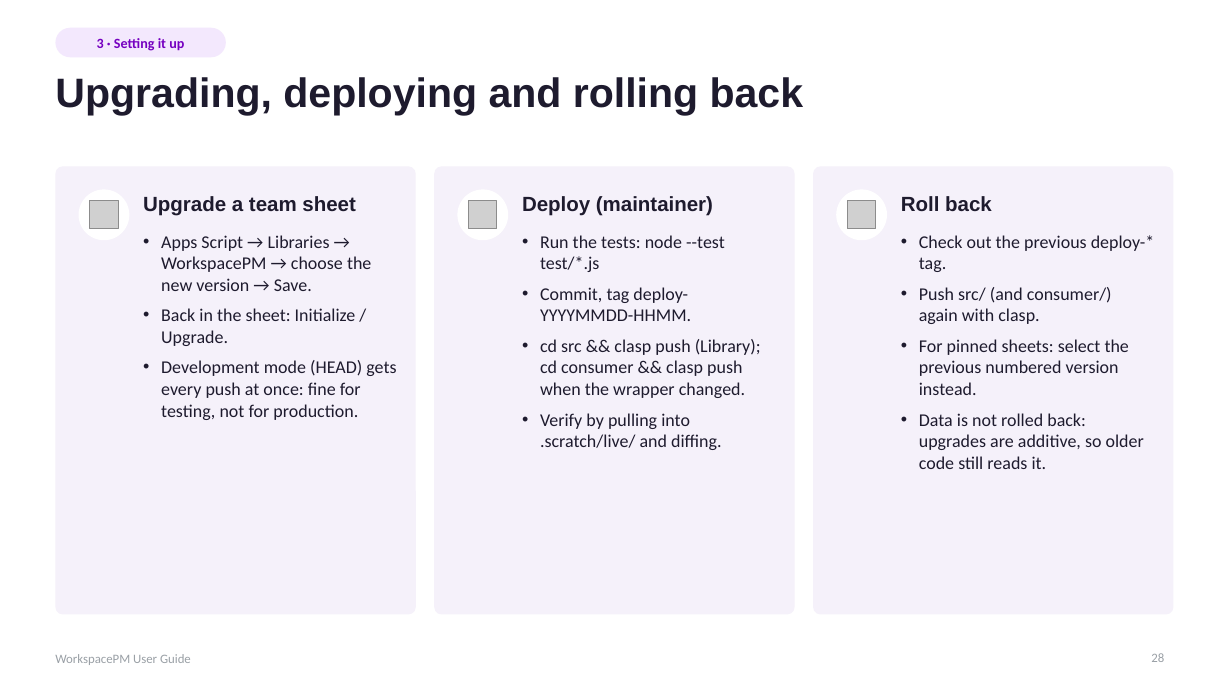
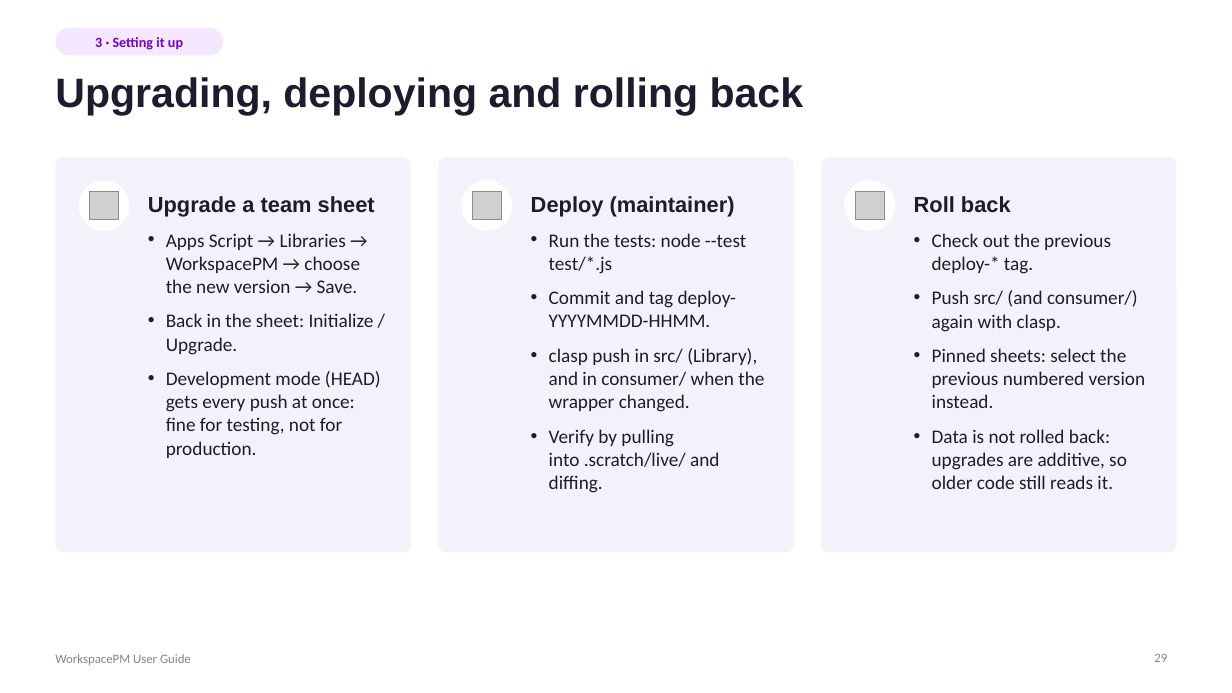
Before and after one commit to hugoglvs/WorkspaceTM, a slide deck: slide 29 of docs/WorkspacePM User Guide.pptx (slide 28 before the commit). Drawn at 1232x693 pixels with LibreOffice and Linux fonts; fonts in the diff are those of the drawing; grey boxes stand for pictures. Boxes give left, top, right and bottom in pixels: in the first picture for what was removed or moved away, otherwise in the second. Text is boxed around its words. In the diff, an @@ line names an element or a change of style, - is before the commit and + after.

```diff
--- a/docs/WorkspacePM User Guide.pptx
+++ b/docs/WorkspacePM User Guide.pptx
@@ rounded rectangle "3 · Setting it up" at box(55, 28, 223, 55): proportions changed @@
@@ rounded rectangle: place and size @@
-rounded rectangle at box(55, 166, 416, 615)
+rounded rectangle at box(55, 157, 410, 553)
@@ rounded rectangle: place and size @@
-rounded rectangle at box(434, 166, 795, 615)
+rounded rectangle at box(438, 157, 793, 553)
@@ rounded rectangle: place and size @@
-rounded rectangle at box(813, 166, 1174, 615)
+rounded rectangle at box(822, 157, 1177, 553)
@@ ellipse: place and size @@
-ellipse at box(79, 189, 129, 240)
+ellipse at box(79, 180, 129, 231)
@@ picture: place and size @@
-picture at box(90, 201, 118, 229)
+picture at box(90, 191, 118, 220)
@@ ellipse: place and size @@
-ellipse at box(457, 189, 508, 240)
+ellipse at box(461, 180, 512, 231)
@@ picture: place and size @@
-picture at box(469, 201, 497, 229)
+picture at box(473, 191, 502, 220)
@@ text "Deploy (maintainer)": place and size @@
-text "Deploy (maintainer)" at box(522, 196, 713, 216)
+text "Deploy (maintainer)" at box(531, 196, 735, 217)
@@ ellipse: place and size @@
-ellipse at box(836, 189, 887, 240)
+ellipse at box(845, 180, 896, 231)
@@ picture: place and size @@
-picture at box(848, 201, 876, 229)
+picture at box(856, 191, 884, 220)
@@ size 16 to 17 pt in 3 elements at box(531, 196, 735, 217), box(148, 196, 375, 217), box(914, 196, 1011, 213) @@
@@ text "Roll back": place and size @@
-text "Roll back" at box(901, 196, 992, 211)
+text "Roll back" at box(914, 196, 1011, 213)
@@ text "Apps Script → Libraries → ..." at box(166, 233, 381, 458): size 14 to 15 pt; more space between paragraphs; less space between paragraphs @@
@@ text "Run the tests: node --test ...": place and size @@
-text "Run the tests: node --test ..." at box(540, 235, 761, 450)
+text "Run the tests: node --test ..." at box(549, 233, 764, 493)
@@ text at box(549, 233, 746, 493): size 14 to 15 pt in "Run the tests: node --test test/*.js", "Verify by pulling into .scratch/live/ and diffing."; more space between paragraphs; less space between paragraphs @@
@@ text "Check out the previous deploy-* ...": place and size @@
-text "Check out the previous deploy-* ..." at box(919, 235, 1155, 469)
+text "Check out the previous deploy-* ..." at box(932, 233, 1146, 489)
@@ text at box(932, 233, 1138, 489): size 14 to 15 pt in "Check out the previous deploy-* tag.", "Push src/ (and consumer/) again with clasp.", "Data is not rolled back: upgrades are ..."; more space between paragraphs; less space between paragraphs @@
@@ text at box(549, 290, 764, 412): text changed; size 14 to 15 pt @@
-• Commit, tag deploy-YYYYMMDD-HHMM.
-• cd src && clasp push (Library); cd consumer && clasp push when the wrapper changed.
+• Commit and tag deploy-YYYYMMDD-HHMM.
+• clasp push in src/ (Library), and in consumer/ when the wrapper changed.
@@ text at box(932, 348, 1146, 408): text changed; size 14 to 15 pt @@
-• For pinned sheets: select the previous numbered version instead.
+• Pinned sheets: select the previous numbered version instead.
@@ text "WorkspacePM User Guide" at box(55, 654, 191, 665): text colour #9AA0A6 to #80868B @@
@@ page number at box(1154, 654, 1167, 662): text changed; text colour #9AA0A6 to #80868B @@
-28
+29
```
Also in this commit, not shown: 50 other slides changed, 1 slide added, 27 other files.
